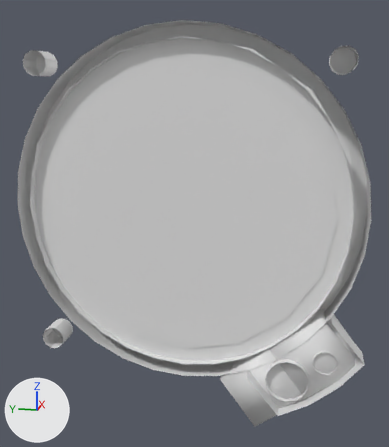
Two versions of the Blender file dev/alt_pa18.blend, one commit apart.
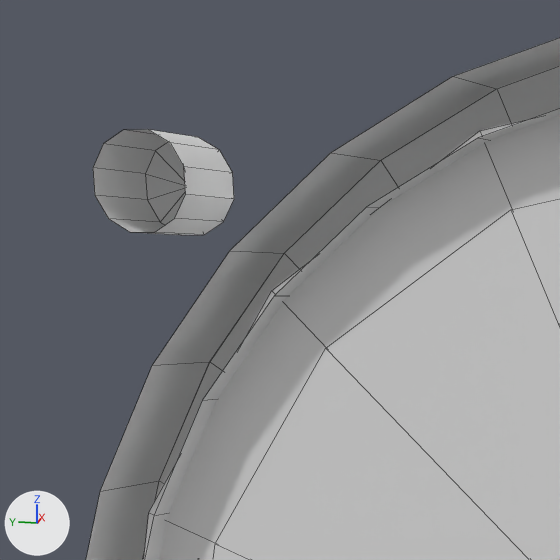
The first picture shows the older version from a camera (50 mm lens) standing at (-0.2953, 0.0232, -0.425) and looking at (-0.1747, 0.0473, -0.4551). The close-ups show both versions on the part from 0% to 35% of the width and 4% to 35% of the height of that picture; other places that the commit changed are outside them. Every picture has the same lights, and +X, +Y and +Z are marked at lower left. The close-ups show mesh edges as thin lines. Materials are left out; every surface is plain grey.

In view in the first close-up: 'Face', 'PressureDial', 'bezelinside', 'bezeloutside', 'screws'.
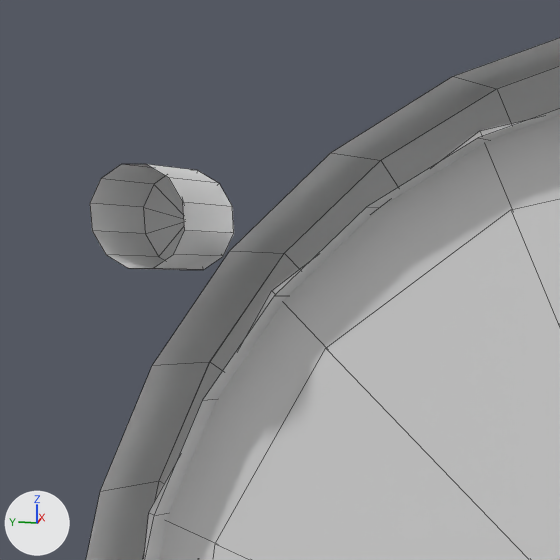
Location of each change, (x1, y1, x2, y2) in pixels of the close-ups (560 x 560 px):
'screws', reshaped: before (93, 129, 234, 235); after (90, 164, 234, 270)

Diff of the bpy script that builds the scene:
```diff
--- a/dev/alt_pa18.blend.py
+++ b/dev/alt_pa18.blend.py
@@ me_cylinder_003 @@
 me_cylinder_003.from_pydata(...)  # 100 vertices, 96 faces; spans x -0.0008..0.0051, y -0.0353..0.0351, z -0.0356..0.0352
 # used by ob_screws; location = (-0.18088, 0.04865, -0.45155); rotation_euler = (1.571, 0.0, 0.0), in degrees (90, 0, 0)
+# me_cylinder_003 part 1: the loose piece of 25 vertices spanning x -0.0008..0.0051, y 0.0298..0.0351, z -0.0356..-0.0303 is moved by (-0.0026, -0.0019, 0.0011)
```
